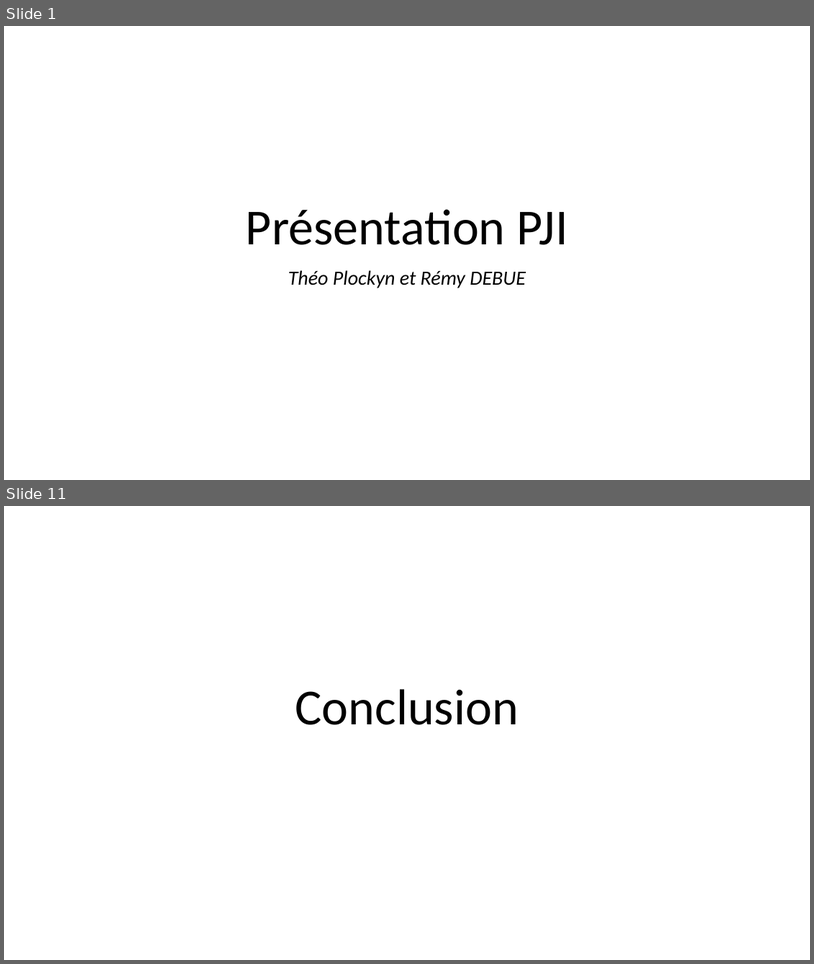
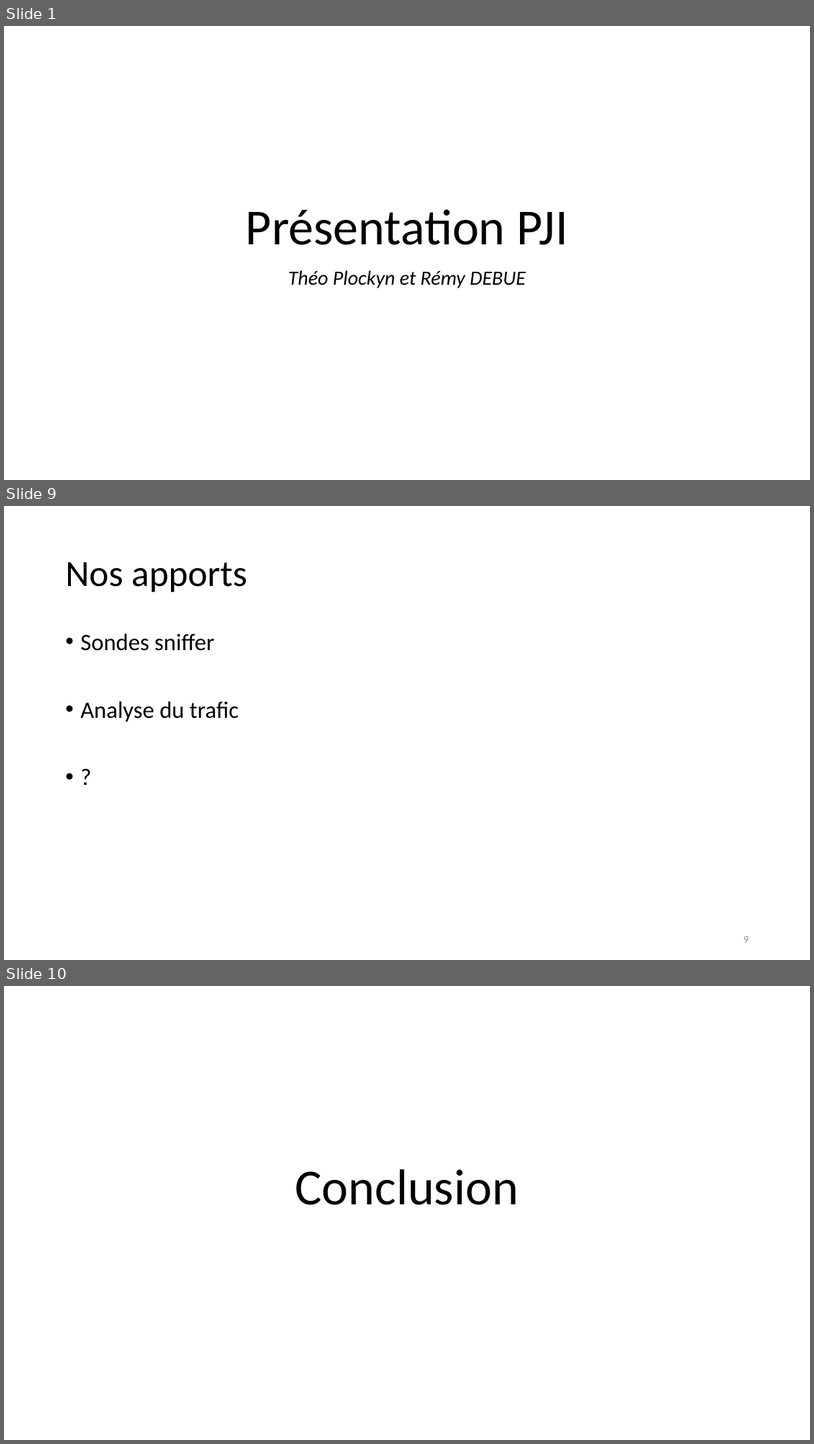
Before and after one commit to SquierDotQn/6lp-sniffer, a slide deck: Présentation1.odp. Shown one above the other, each under a label of ours: slides 1 and 11 before the commit, slides 1, 9 and 10 after it; the slides between them are not shown. The pictures are 814x964 and 814x1444 pixels, drawn with LibreOffice and Linux fonts; fonts in the diff are those of the drawing; background and template pictures are left out. Boxes give left, top, right and bottom in pixels: in the first picture for what was removed or moved away, otherwise in the second. Text is boxed around its words. In the diff, an @@ line names an element or a change of style, - is before the commit and + after.

```diff
--- a/Présentation1.odp
+++ b/Présentation1.odp
@@ slide 9 added at (4, 506, 810, 960), background #FFFFFF @@
@@ title added at (65, 562, 247, 592), 44 pt, text #000000 @@
+Nos apports
@@ text added at (80, 633, 239, 722), 28 pt, text #000000 @@
+• Sondes sniffer
+• Analyse du trafic
+• ?
@@ page number added at (744, 936, 749, 942), 12 pt, text #898989 @@
+9
@@ what was slide 11 is now slide 10 @@
```
Also in this commit, not shown: 6 slides changed, 2 other slides added, 3 slides removed.
